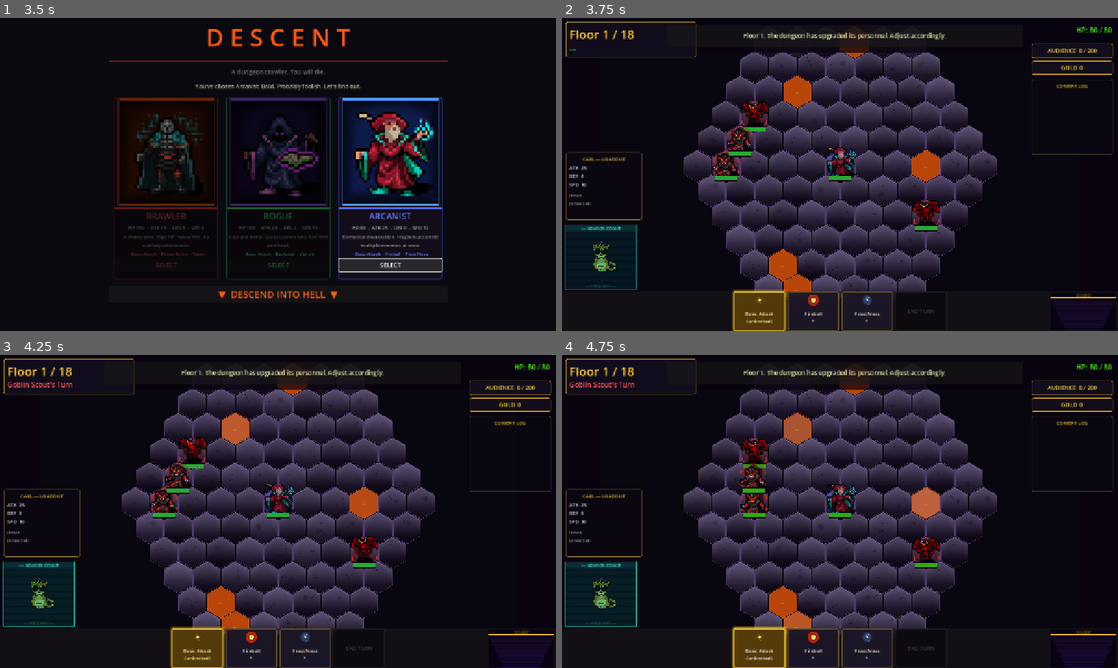
Above: before the commit, frames 1-4 (two rows, left to right).
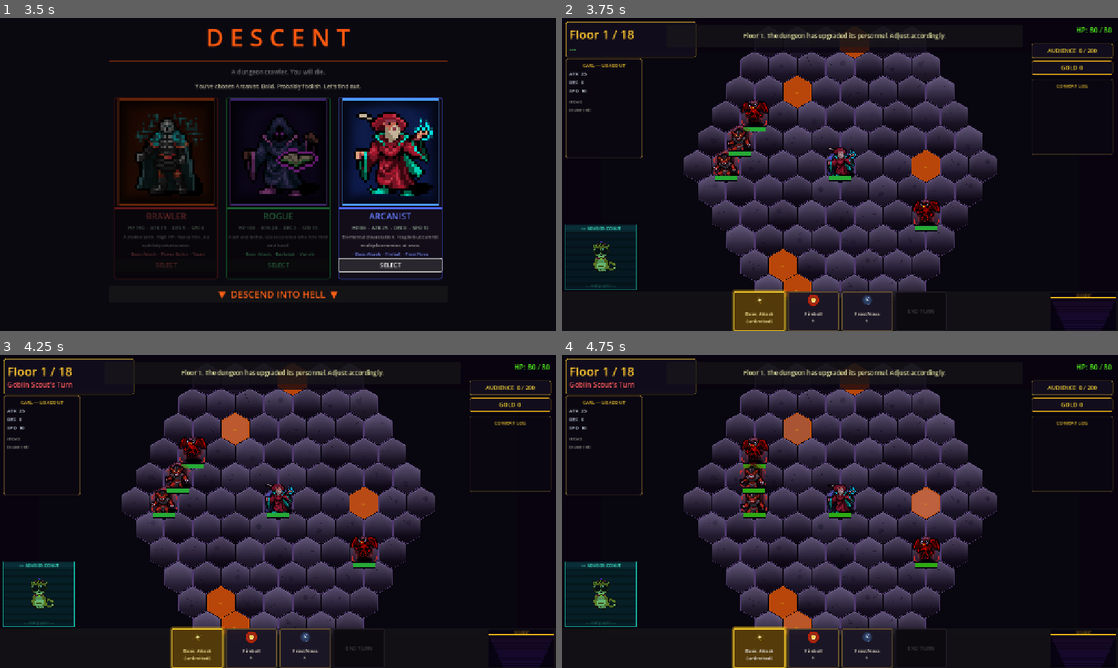
Above: after the commit, the same moments.

Repository: ColdTie/Descent
Game: Godot game, scene res://scenes/Main.tscn
Two runs of this game, one before a commit and one after it. Both use one fixed random seed, a clock stepped at 60 frames per second and the inputs below.
Inputs:
- Up to frame 1 (3.5 s): click "BEGIN DESCENT" at 0.5 s; click "SELECT" at 1.25 s; click "SELECT" at 2 s; click "SELECT" at 2.75 s
- Up to frame 2 (3.75 s): click "▼ DESCEND INTO HELL ▼" at 3.5 s
- Up to frame 3 (4.25 s): no input
- Up to frame 4 (4.75 s): click "Basic Attack (unlimited)" at 4.25 s

Frame 1 is identical in both runs. In frame 2, 0.8% of the frame differs, in the area x 0-15%, y 12-65%; in frame 3, 0.8%; in frame 4, 0.8%.

Commit message:
Move loadout HUD up so Donut's speech bubble doesn't cover it
The Run 27 loadout panel was at y=308, but Donut's speech bubble
appears at y=345..471 above the hologram — directly over the
loadout. Moved the panel to y=92 (just below the TurnIndicator at
y=84) and grew it to 230px tall so it sits in the otherwise-empty
left-edge band. New gap to the speech bubble: 23px.

Diff:
--- a/scenes/BattleScene.gd
+++ b/scenes/BattleScene.gd
@@ -3111,9 +3111,9 @@
 
 func _build_stats_panel() -> void:
 	## Compact left-edge HUD showing core hero stats (ATK / DEF / SPD) plus a
-	## bulleted list of shop items the hero has purchased this run. Sits above
-	## the Donut hologram so the player can answer "what am I working with?"
-	## without leaving the battle screen.
+	## bulleted list of shop items the hero has purchased this run. Sits in
+	## the empty band between the TurnIndicator (y=84) and where the Donut
+	## speech bubble appears (y=345 when visible), so neither covers it.
 	_stats_panel = PanelContainer.new()
 	var sb := StyleBoxFlat.new()
 	sb.bg_color = Color(0.04, 0.03, 0.07, 0.84)
@@ -3122,9 +3122,9 @@
 	sb.set_corner_radius_all(4)
 	sb.set_content_margin_all(8.0)
 	_stats_panel.add_theme_stylebox_override("panel", sb)
-	_stats_panel.position = Vector2(8.0, 308.0)
-	_stats_panel.size = Vector2(176.0, 156.0)
-	_stats_panel.custom_minimum_size = Vector2(176.0, 156.0)
+	_stats_panel.position = Vector2(8.0, 92.0)
+	_stats_panel.size = Vector2(176.0, 230.0)
+	_stats_panel.custom_minimum_size = Vector2(176.0, 230.0)
 	_stats_panel.mouse_filter = Control.MOUSE_FILTER_IGNORE
 	$UILayer.add_child(_stats_panel)
 
